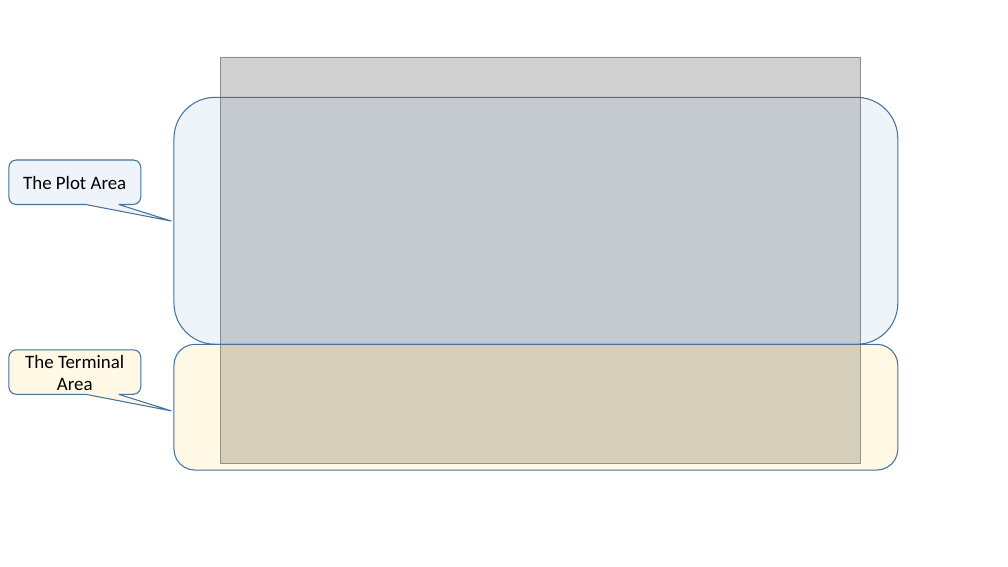
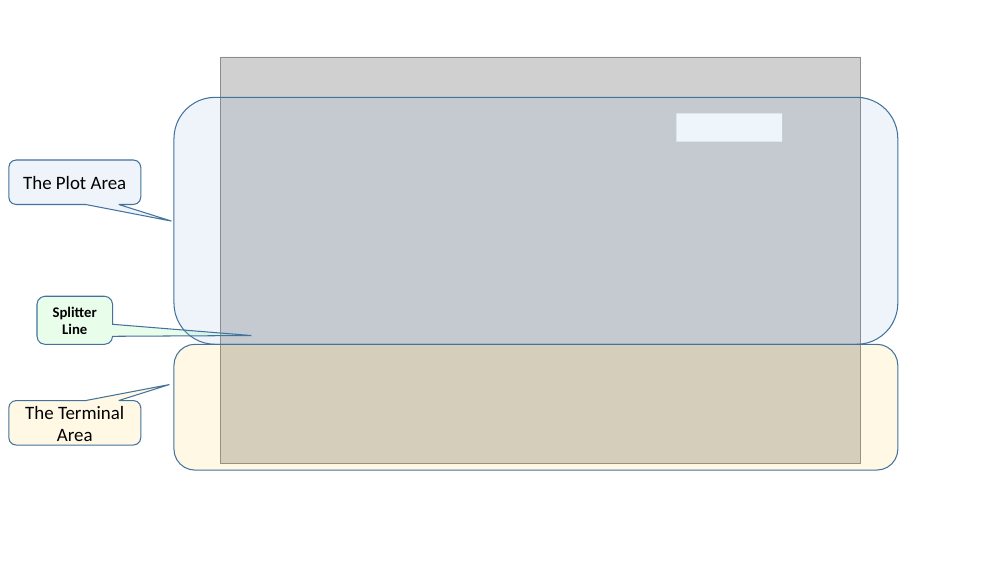
Before and after one commit to devlabnet/YASP, a slide deck: slide 1 of doc/images.pptx. Drawn at 1008x567 pixels with LibreOffice and Linux fonts; fonts in the diff are those of the drawing; grey boxes stand for pictures. Boxes give left, top, right and bottom in pixels: in the first picture for what was removed or moved away, otherwise in the second. Text is boxed around its words. In the diff, an @@ line names an element or a change of style, - is before the commit and + after.

```diff
--- a/doc/images.pptx
+++ b/doc/images.pptx
@@ rectangle added at <box>677,113,783,141</box>, fill #EEF5FB @@
@@ rounded speech box added at <box>37,296,113,345</box>, fill #92F59F at 20% opacity, outline #43739E 1 pt, 14 pt, text #000000, bold @@
+Splitter
+Line
@@ rounded speech box "The Terminal Area": place and size @@
-rounded speech box "The Terminal Area" at <box>9,350,141,395</box>
+rounded speech box "The Terminal Area" at <box>9,401,141,445</box>
@@ rounded speech box "The Terminal Area" at <box>9,401,141,445</box>: proportions changed @@
```
Also in this commit, not shown: 4 other slides changed, 3 slides added, 26 other files.
